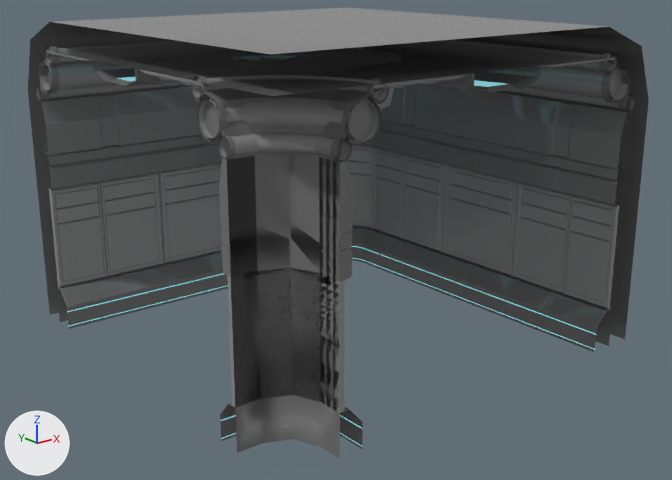
An edit to the FBX model TimeGun/Assets/Arts/Models/Scenes/guanqia1/wall04.fbx, drawn before and after from the same camera.
Rendered twice from a 50 mm lens placed at (-6.02, -12.69, 6.6), pointed at (3.66, -0.6, 1.76). The lights are fixed; the arrows at lower left show +X, +Y and +Z. Where no turn or scale is listed for an object, it has been applied to the vertices. Vertices at the same position are counted once.

In view in the first picture: '对象140'.
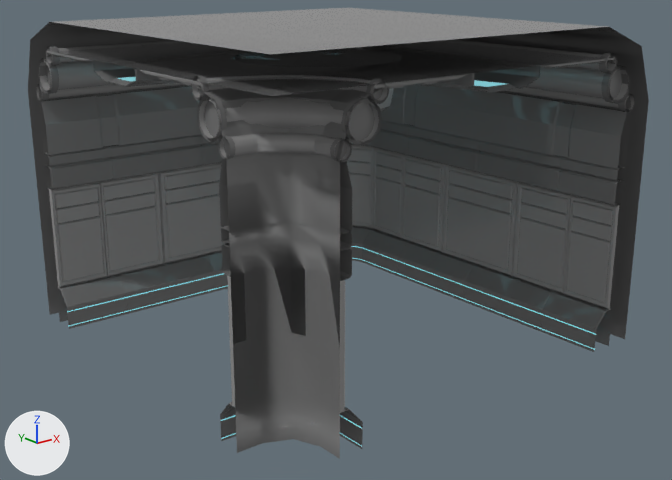
Edits to the bpy script that builds the scene:
```text
Change me_mesh:
    used by ob_对象140; location = (0.0, 0.0, 0.0)
    remove me_mesh.from_pydata(...)  # 4791 vertices, 7771 faces; spans x -0.01..7.48, y -4.01..3.47, z 0.0..5.47
    add me_mesh.from_pydata(...)  # 4749 vertices, 7605 faces; spans x -0.01..7.48, y -4.01..3.47, z 0.0..5.47
    me_mesh part 1
    18 vertices are removed from x 0.42..1.0, y -3.58..-3.0, z 1.88..2.2
    142 faces are deleted
```

Changed parts and their boxes [x1, y1, x2, y2] in the pictures (672 x 480 px):
part 1 of me_mesh, deleted: before [219, 154, 352, 413]
